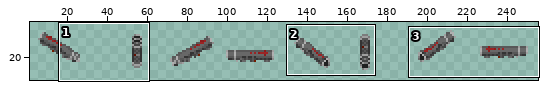
File history of a sprite sheet, Resources/AwesomeGuns/Weapons/SINGLE_ROCKET_LAUNCHER/Handobs.gif. The first picture is a wide view before the edit; the outline marks the close-up.
Close-up. First the earlier version:
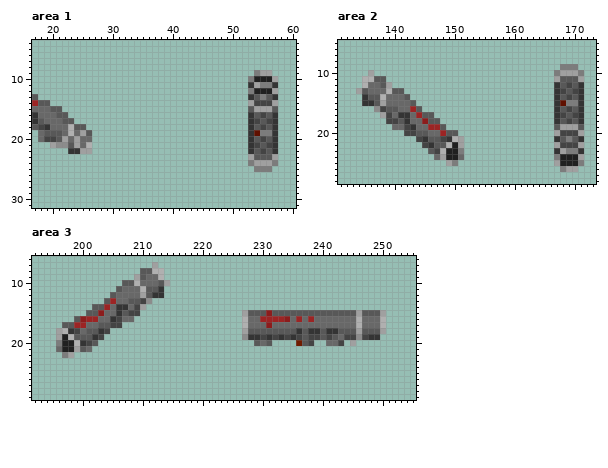
The file is 256x40 pixels. Shown: area 1: x 17..60, y 4..31; area 2: x 131..173, y 5..28; area 3: x 192..255, y 6..29. The wide view leaves out empty margins. The commit also changed other parts of the picture, which this record leaves out.
And afterwards:
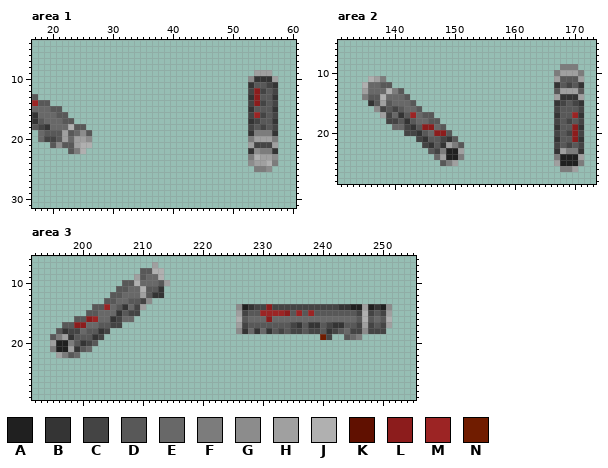
Palette (. is transparent): A #202020  B #343434  C #444444  D #585858  E #686868  F #7c7c7c  G #8c8c8c  H #a0a0a0  J #b0b0b0  K #601000  L #8c1c1c  M #9c2424  N #701c00
Diff:
Area 1:
y 9: x 54 F -> H
y 10: x 53..56 FAAA -> GBBB
y 11: x 54..56 HFF -> DDC
y 12: x 53..57 FAAAH -> CLCDC
y 13: x 54..55 DF -> LD
y 14: x 53..54 HC -> CL; x 56..57 CH -> DC
y 15: x 53..57 DHHHD -> BDDDB
y 16: x 53..54 BD -> CM; x 57 B -> C
y 17: x 56 C -> D
y 18: x 53 B -> C; x 57 B -> C
y 19: x 22..23 EJ -> HD; x 25 H -> G; x 54 K -> F
y 20: x 25..26 EE -> HG; x 53..57 BDCDB -> FHHHF
y 21: x 20 H -> D; x 22 G -> D; x 25 E -> J; x 53 B -> H; x 55 D -> C; x 57 B -> H
y 22: x 23..26 BBHH -> DFJ.; x 54..56 DCD -> GFF
y 23: x 53..57 HDDDH -> FJHHG
y 24: x 53 F -> G; x 56 H -> J
y 25: x 56 F -> G
Area 2:
y 10: x 136 H -> .
y 11: x 135 J -> .; x 137..138 DD -> HF
y 12: x 139 H -> D
y 13: x 134..135 HD -> .H; x 140 D -> F; x 167..171 BCDCB -> DHHHD
y 14: x 135 B -> F; x 167..171 BDCDB -> HBBBH
y 15: x 135 B -> .; x 139 E -> D; x 168..170 KFF -> CDC
y 16: x 140..141 DE -> CD; x 143 M -> E; x 167 B -> C; x 169 C -> D; x 171 B -> C
y 17: x 142..144 BEM -> DME; x 168 C -> D; x 170 C -> M
y 18: x 143 E -> D; x 145 L -> E; x 167 B -> C; x 171 B -> C
y 19: x 144..147 EEMM -> DLLE; x 167..171 DHHHD -> BDDLB
y 20: x 144 D -> B; x 147..148 EM -> LL; x 150 D -> .; x 167..168 HC -> CD; x 170..171 CH -> LC
y 21: x 150..151 JH -> D.; x 169..170 FD -> DL
y 22: x 148..151 DJAH -> BHFD; x 167..168 HC -> CD; x 170..171 CH -> DC
y 23: x 148 J -> F; x 151 F -> H
y 24: x 151 E -> F
y 25: x 148..150 .HF -> DFH
y 26: x 169 H -> F
Area 3:
y 11: x 207 E -> D
y 12: x 206 E -> D
y 13: x 205 M -> D
y 14: x 206 B -> D; x 226..251 .......................... -> GABCCLCCCCCCCCCCCBBAAHABAG
y 15: x 203 L -> E; x 226..227 .H -> HC; x 230..234 DLDDD -> MMMML; x 236 D -> M; x 238 D -> M; x 246..248 HDD -> CJC; x 250..251 H. -> CH
y 16: x 200..201 LM -> DL; x 226..227 .J -> JD; x 230..234 MMMML -> ELEEE; x 236 M -> E; x 238 M -> E; x 246..248 JEE -> DJD; x 250..251 J. -> DJ
y 17: x 199..200 MM -> LL; x 226..251 .JEEELEEEEEEEEEEEEEEJEEEJ. -> HCDDDDDDDCBDBBDCBBDDCHCDCH
y 18: x 196..198 HJB -> DBC; x 226..231 .HDDDD -> GBEBEB; x 233 D -> C; x 235..236 DB -> CC; x 238..239 BB -> CC; x 242 B -> C; x 244..250 DDHDDDH -> ECCGCCC
y 19: x 195..198 .HAJ -> DFHB; x 227..240 GBBCBCBCBCDCCD -> .............N; x 242..249 DECCGCBB -> ..DEF...
y 20: x 195..196 .F -> HA; x 198..199 AJ -> FD; x 229..231 DED -> ...; x 236..238 NDC -> ...; x 241..243 EEC -> ...; x 245 H -> .
y 21: x 195..196 .E -> FA; x 198..199 AH -> HB
y 22: x 196 . -> H; x 198..199 H. -> DE
Pixel boxes of the changes (left, top, right, bottom) in both close-ups:
changed: (248, 70, 278, 172)
changed: (50, 130, 92, 154)
changed: (356, 70, 464, 166)
changed: (554, 88, 584, 148)
changed: (566, 166, 572, 172)
changed: (50, 286, 128, 358)
changed: (236, 304, 392, 346)
